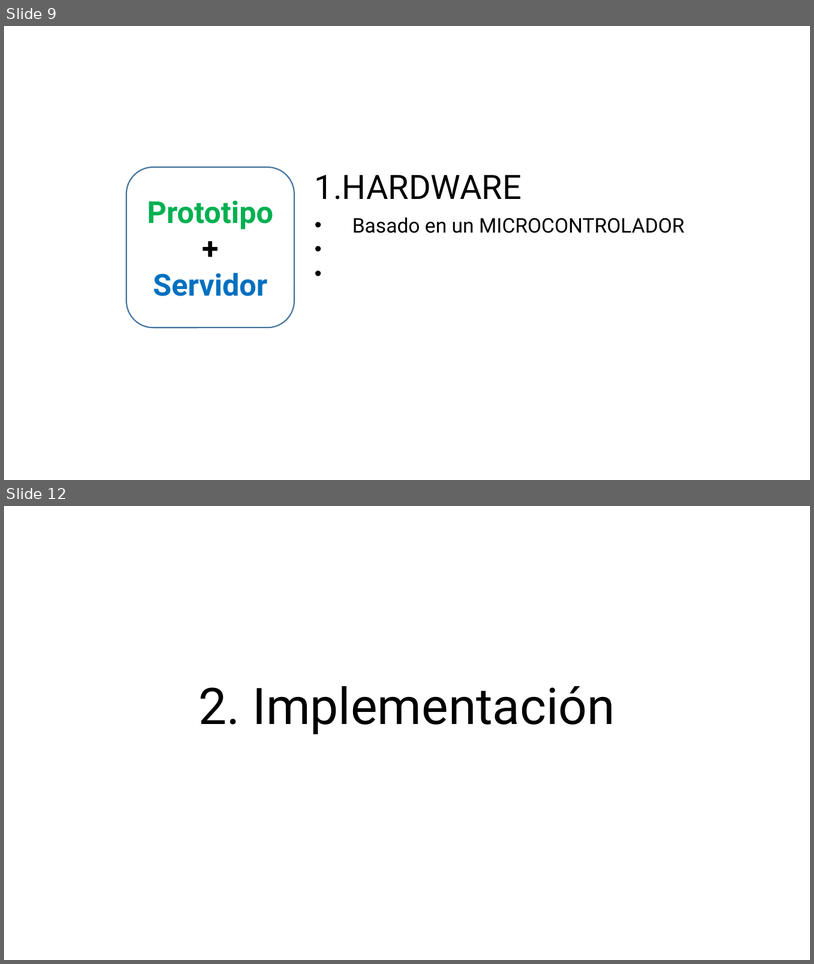
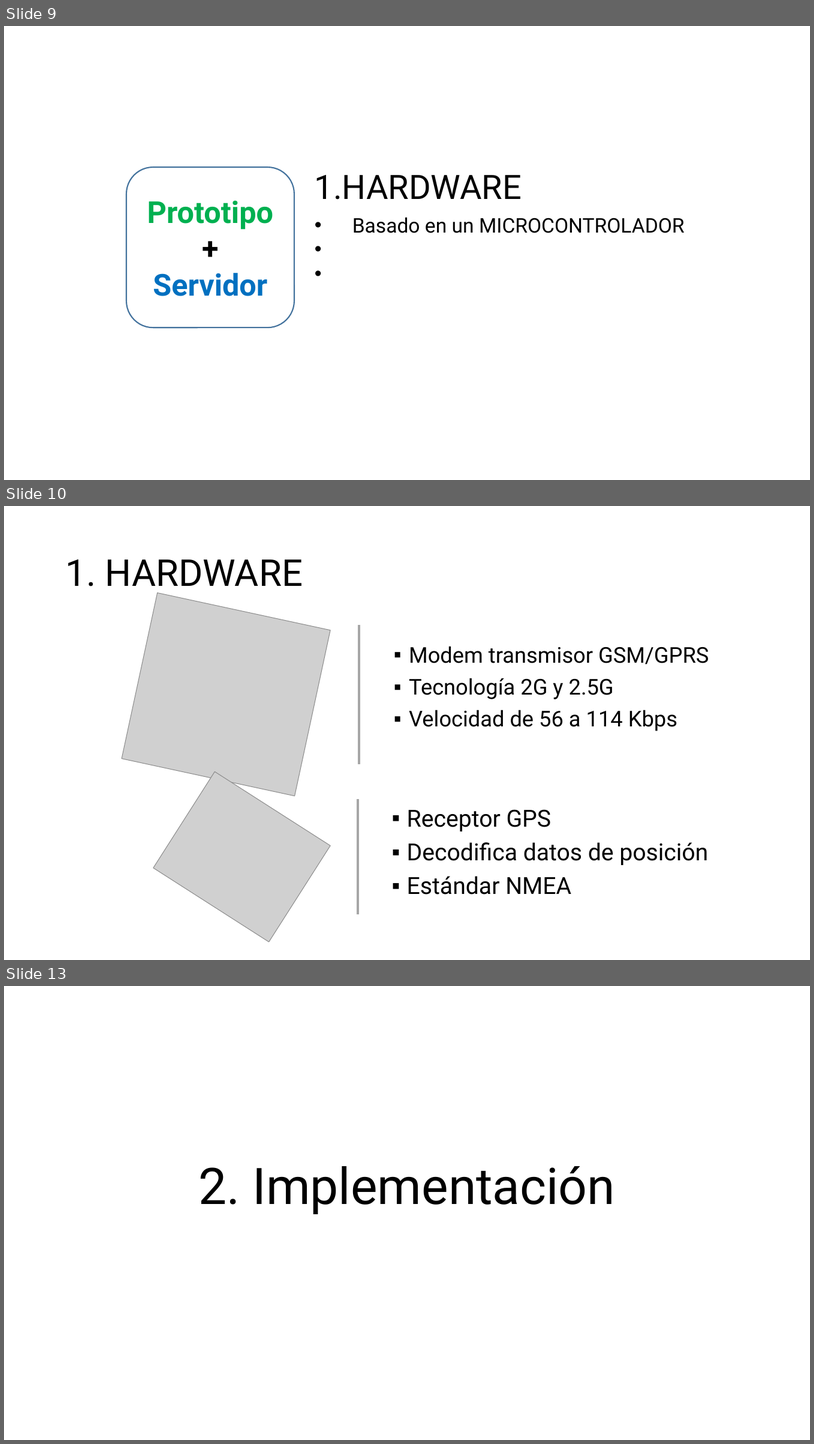
Before and after one commit to aludena18/Tesis, a slide deck: Telelocalización y Captura de Imágenes.pptx. Shown one above the other, each under a label of ours: slides 9 and 12 before the commit, slides 9, 10 and 13 after it; the slides between them are not shown. The pictures are 814x964 and 814x1444 pixels, drawn with LibreOffice and Linux fonts; fonts in the diff are those of the drawing; grey boxes stand for pictures. Boxes give left, top, right and bottom in pixels: in the first picture for what was removed or moved away, otherwise in the second. Text is boxed around its words. In the diff, an @@ line names an element or a change of style, - is before the commit and + after.

```diff
--- a/Telelocalización y Captura de Imágenes.pptx
+++ b/Telelocalización y Captura de Imágenes.pptx
@@ slide 10 added at <box>4,506,810,960</box>, background #FFFFFF @@
@@ title added at <box>65,559,303,595</box>, 44 pt, text #000000 @@
+1. HARDWARE
@@ picture added at <box>122,592,331,796</box> @@
@@ line added from (359, 625) to (359, 764), #A6A6A6 3 pt @@
@@ text added at <box>409,646,709,731</box>, 25.9 pt, text #000000 @@
+▪ Modem transmisor GSM/GPRS
+▪ Tecnología 2G y 2.5G
+▪ Velocidad de 56 a 114 Kbps
@@ picture added at <box>153,771,330,942</box> @@
@@ line added from (359, 799) to (359, 914), #A6A6A6 3 pt @@
@@ text added at <box>407,809,708,894</box>, 28 pt, text #000000 @@
+▪ Receptor GPS
+▪ Decodifica datos de posición
+▪ Estándar NMEA
@@ what was slide 12 is now slide 13 @@
```
Also in this commit, not shown: 2 slides changed.
